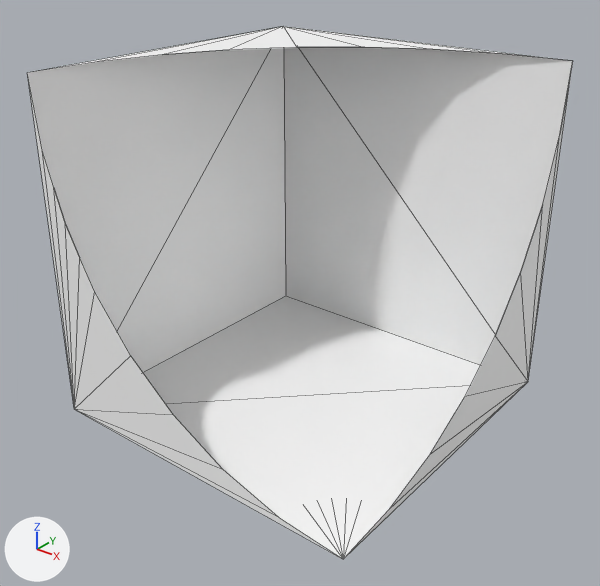
The glTF model models/seperated_blocks/r4c2_body_white.gltf, before and after one commit.
Rendered twice from a camera (50 mm lens) standing at (2.69, -3.45, 1.82) and looking at (0.03, -0.12, -0.24). Lighting does not change. The marker at lower left points along +X, +Y and +Z. Mesh edges are drawn as thin lines. Objects named as collision shapes, trigger or cutter boxes, shadow casters or lower levels of detail are left out. Vertices at the same position are counted once.

The older version as bpy lines, for what is in view:
```python
me_cube_086 = bpy.data.meshes.new('Cube.086')
me_cube_086.from_pydata(...)  # 76 vertices, 112 faces; spans x -1.01..0.99, y -1.0..1.0, z -1.0..1.0
me_cube_086.materials.append(mat_material_001)  # picture img_minitown_tx
ob_r4c2_body_white = bpy.data.objects.new('r4c2_body_white', me_cube_086)
ob_r4c2_body_white.location = (0.0, 0.0, 0.0)
```
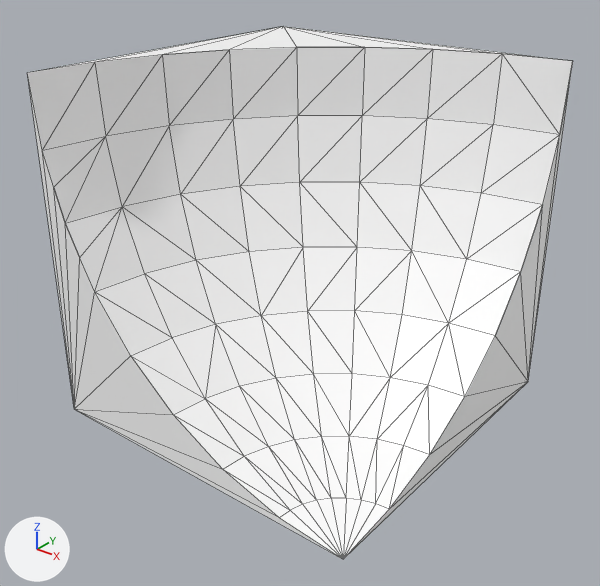
Boxes [x1, y1, x2, y2] around the edits, measured in the pictures (600 x 586 px):
part 1 of me_cube_086, added
    after: [27, 47, 573, 559]

The change, as a list of edits to the scene's bpy script:
```text
Change me_cube_086:
    used by ob_r4c2_body_white; location = (0.0, 0.0, 0.0)
    remove me_cube_086.from_pydata(...)  # 76 vertices, 112 faces; spans x -1.01..0.99, y -1.0..1.0, z -1.0..1.0
    add me_cube_086.from_pydata(...)  # 119 vertices, 234 faces; spans x -1.01..0.99, y -1.0..1.0, z -1.0..1.0
    me_cube_086 part 1
    43 vertices are added at x -0.93..0.84, y -0.93..0.92, z -0.96..0.61
    122 new faces join them
```
